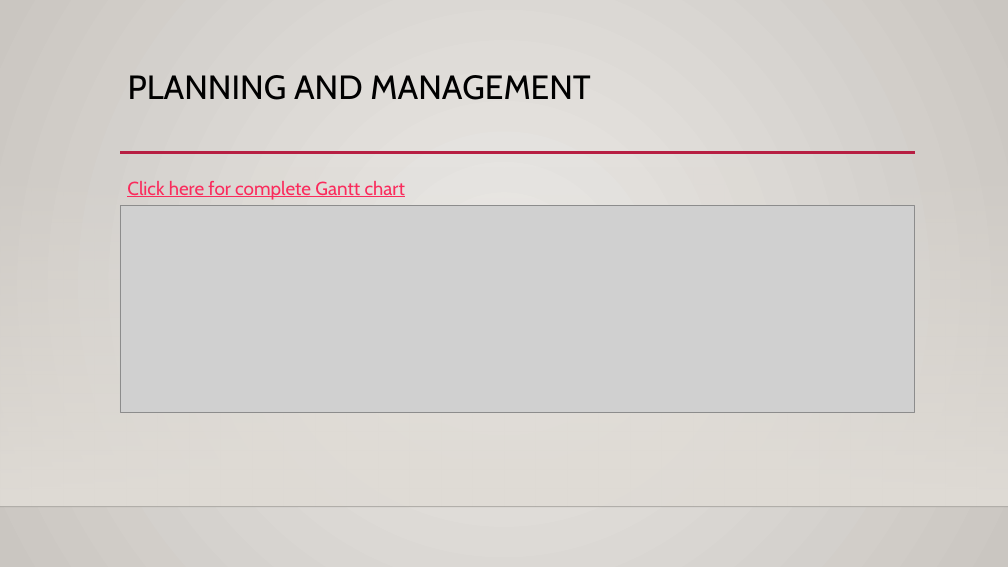
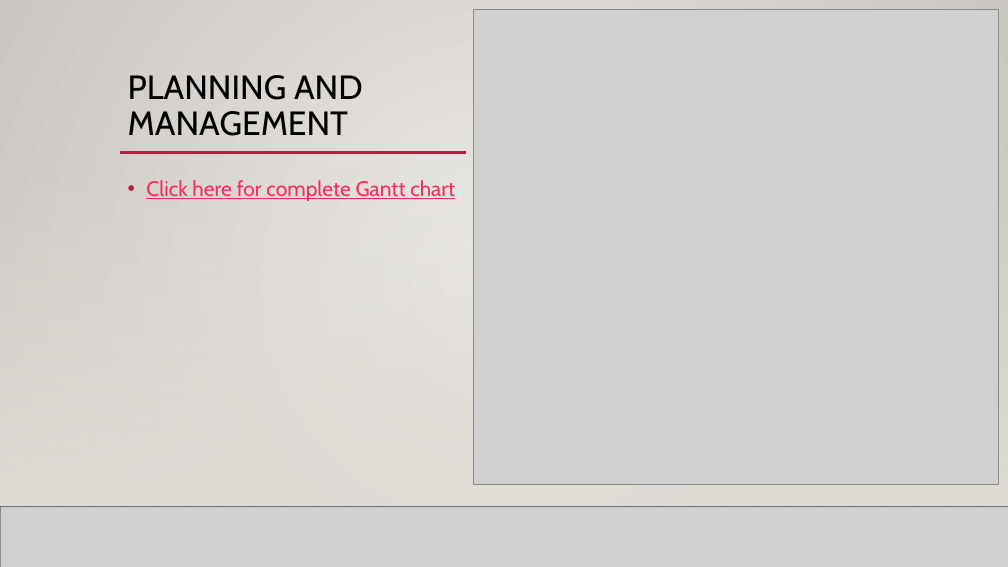
Before and after one commit to saurabhkpathak/CS7059-Tiles, a slide deck: slide 4 of Tiles - Presentation 2.pptx. Drawn at 1008x567 pixels with LibreOffice and Linux fonts; fonts in the diff are those of the drawing; grey boxes stand for pictures; background and template pictures are left out. Boxes give left, top, right and bottom in pixels: in the first picture for what was removed or moved away, otherwise in the second. Text is boxed around its words. In the diff, an @@ line names an element or a change of style, - is before the commit and + after.

```diff
--- a/Tiles - Presentation 2.pptx
+++ b/Tiles - Presentation 2.pptx
@@ rectangle added at <box>0,0,1008,567</box>, fill gradient #ECEAE7 to #CAC7C1 @@
@@ picture added at <box>473,9,998,484</box> @@
@@ title "PLANNING AND MANAGEMENT" rewrapped from <box>128,75,591,100</box> to <box>128,75,363,136</box> @@
@@ rectangle added at <box>0,167,1008,507</box>, fill gradient #DFDBD5 @@
@@ text "Click here for complete Gantt ..." at <box>146,180,455,201</box>: size 18 to 20 pt; bullet none to •; line spacing 1 to 1.2; more space between paragraphs @@
@@ picture removed at <box>120,206,914,413</box> @@
@@ picture added at <box>0,507,1008,567</box> @@
@@ line added from (0, 507) to (1008, 507), #000001 1 pt @@
```
Also in this commit, not shown: 3 other slides changed, 1 slide added, 1 slide removed.
